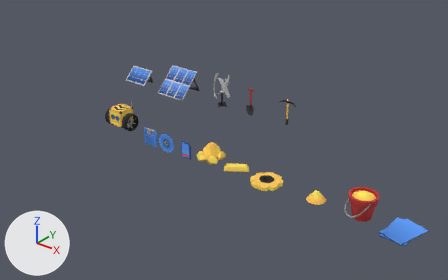
One commit to the FBX model Assets/FBX/robots.fbx: the scene before it, then after it.
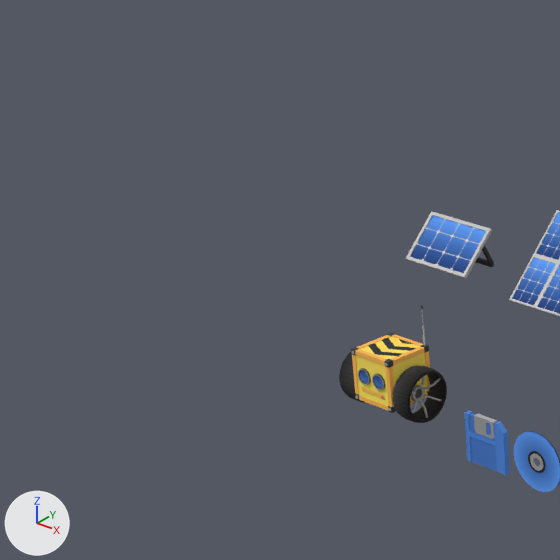
Each version is shown whole from a camera (50 mm lens) standing at (54.1, -47.3, 32.3) and looking at (14.4, 2.3, 1.6), then close up on the part from 0% to 39% of the width and 0% to 62% of the height. Arrows for +X, +Y and +Z are at lower left; the lights stay in place. The first two pictures are the older version. Where no turn or scale is listed for an object, it has been applied to the vertices.

The first close-up shows 'Cube', 'Cylinder.001', 'Cylinder.002', 'FloppyDisk', 'Solar', 'Solar.001' and 1 more.
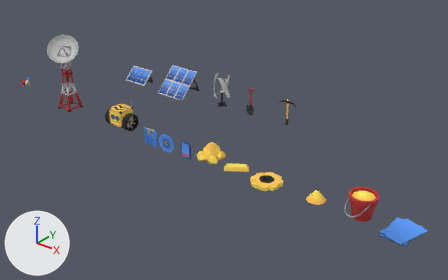
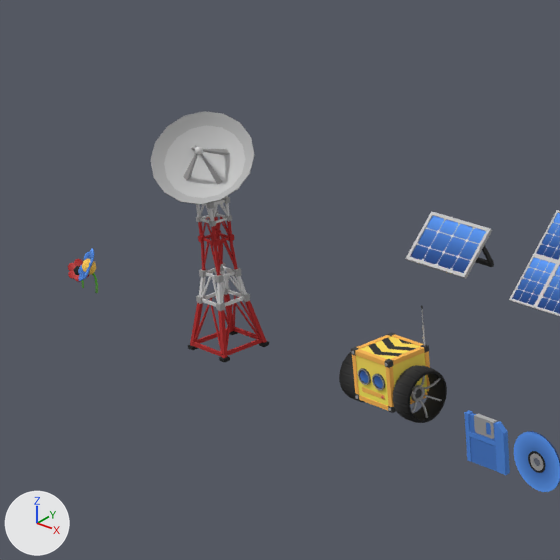
Patch to the scene script:
```diff
--- a/Assets/FBX/robots.fbx.py
+++ b/Assets/FBX/robots.fbx.py
@@ me_icosphere_001 @@
+me_icosphere_001.from_pydata(...)  # 636 vertices, 1160 faces; spans x -0.7..1.29, y -0.58..0.4, z -0.02..2.05
+me_icosphere_001.materials.append(mat_material)  # picture img_robot_png
@@ me_sphere_001 @@
+me_sphere_001.from_pydata(...)  # 204 vertices, 244 faces; spans x -1.46..2.2, y -2.17..1.23, z -0.86..2.06
+me_sphere_001.materials.append(mat_material)  # picture img_robot_png
@@ me_cube_010 @@
+me_cube_010.from_pydata(...)  # 1104 vertices, 796 faces; spans x -1.17..1.17, y -1.18..1.18, z -0.07..7.14
+me_cube_010.materials.append(mat_material)  # picture img_robot_png
@@ ob_icosphere_001 @@
+ob_icosphere_001 = bpy.data.objects.new('Icosphere.001', me_icosphere_001)
+ob_icosphere_001.location = (-20.0, 0.0, 0.0)
@@ ob_sphere @@
+ob_sphere = bpy.data.objects.new('Sphere', me_sphere_001)
+ob_sphere.location = (-10.0, 0.0, 7.67)
@@ ob_cube_008 @@
+ob_cube_008 = bpy.data.objects.new('Cube.008', me_cube_010)
+ob_cube_008.location = (-10.0, 0.0, 0.0)
```

Location of each change, (x1, y1, x2, y2) in pixels of the close-ups (560 x 560 px):
'Sphere', added
    after: (151, 111, 255, 205)
'Cube.008', added
    after: (188, 196, 269, 362)
'Icosphere.001', added
    after: (68, 248, 98, 293)
